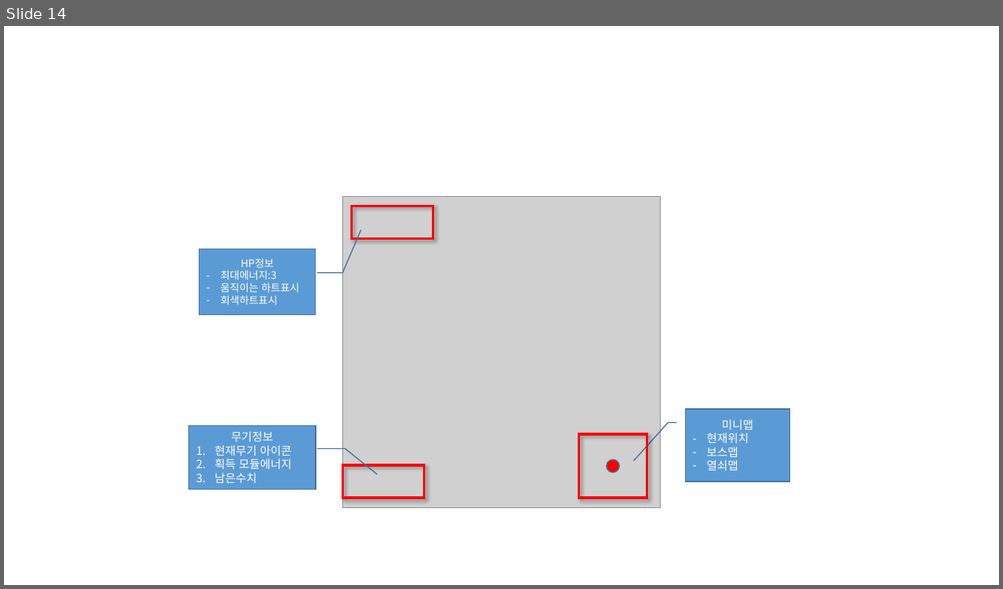
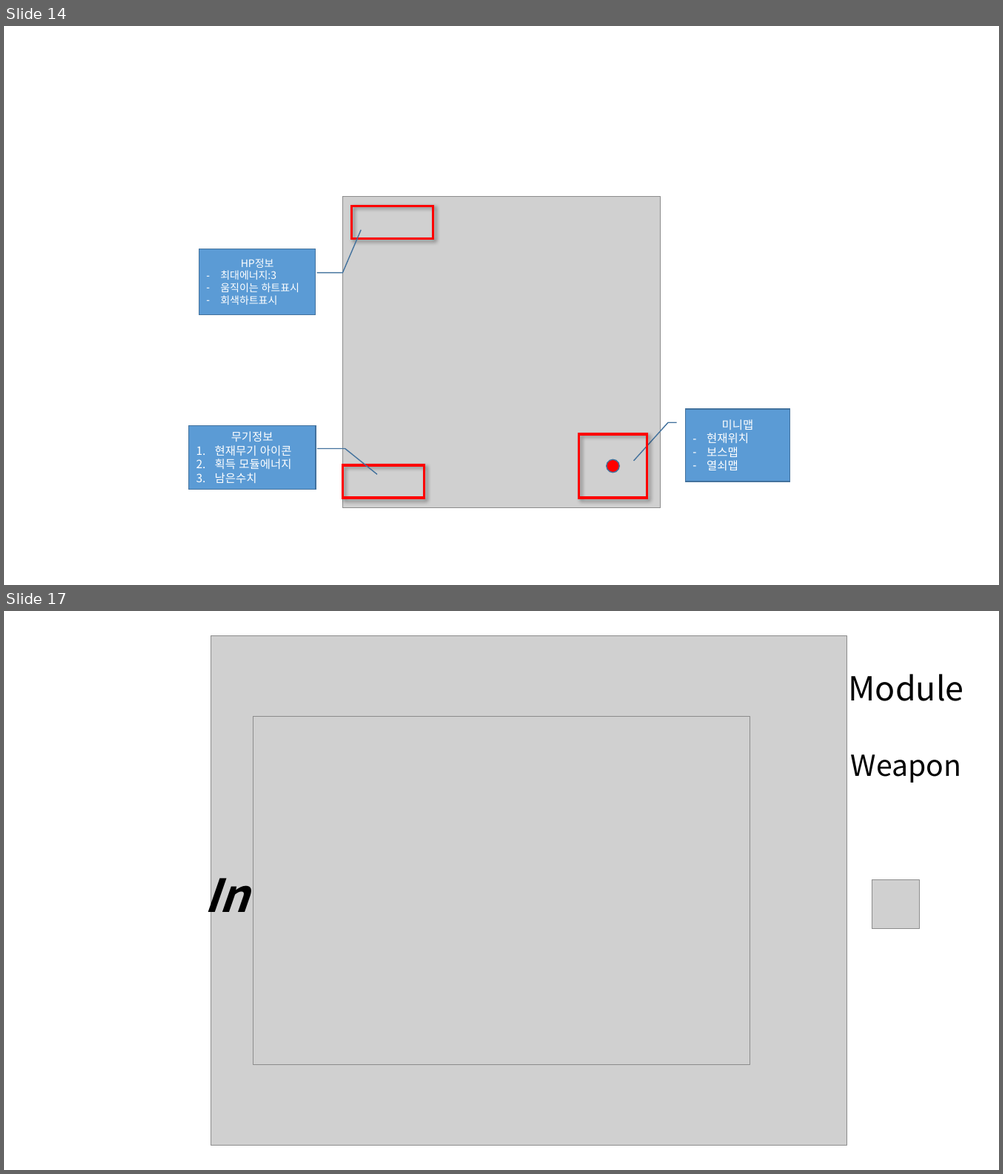
Before and after one commit to kyungho-lee/Multicampus_training, a slide deck: 스크린샷.pptx. Shown one above the other, each under a label of ours: slide 14 before the commit, slides 14 and 17 after it; the slides between them are not shown. The pictures are 1003x589 and 1003x1174 pixels, drawn with LibreOffice and Linux fonts; fonts in the diff are those of the drawing; grey boxes stand for pictures. Boxes give left, top, right and bottom in pixels: in the first picture for what was removed or moved away, otherwise in the second. Text is boxed around its words. In the diff, an @@ line names an element or a change of style, - is before the commit and + after.

```diff
--- a/스크린샷.pptx
+++ b/스크린샷.pptx
@@ slide 17 added at (4, 611, 999, 1170), background #FFFFFF @@
@@ picture added at (210, 635, 846, 1145) @@
@@ title added at (848, 674, 963, 701), 32 pt, text #000000 @@
+Module
@@ picture added at (253, 716, 750, 1065) @@
@@ text added at (851, 755, 961, 783), 28 pt, text #000000 @@
+Weapon
@@ text added at (204, 863, 430, 924), 44 pt, text #000000, bold, italic @@
+Intializing
@@ picture added at (872, 880, 919, 930) @@
```
Also in this commit, not shown: 2 other slides added, 14 other files.
